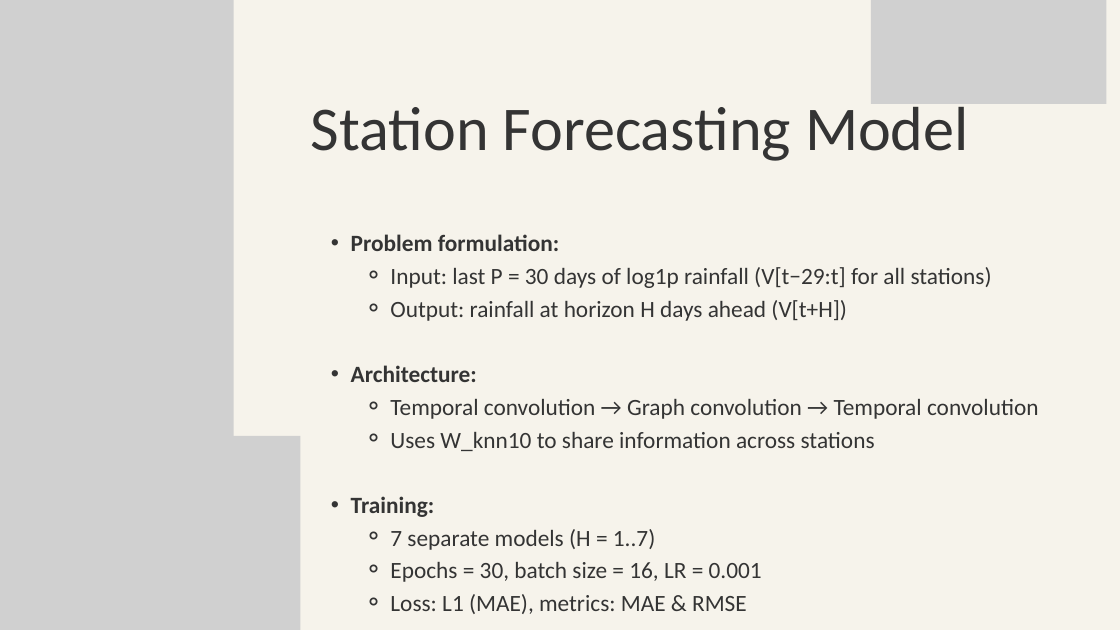
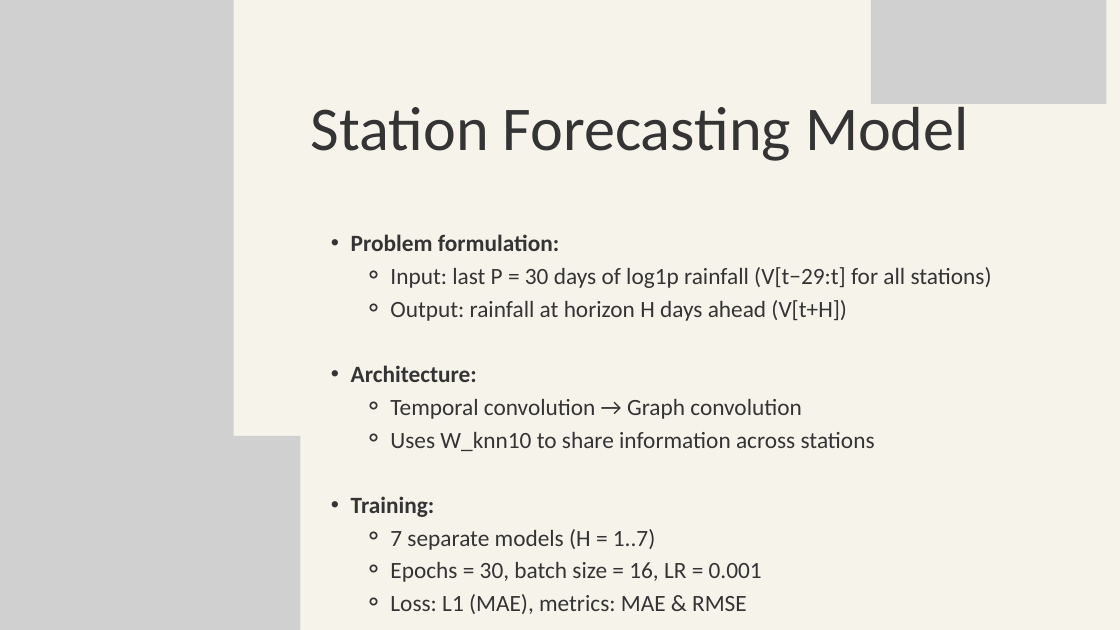
Before and after one commit to Dhilshan2000/Final-year-research, a slide deck: slide 8 of docs/Final Viva Presentation.pptx. Drawn at 1120x630 pixels with LibreOffice and Linux fonts; fonts in the diff are those of the drawing; grey boxes stand for pictures. Boxes give left, top, right and bottom in pixels: in the first picture for what was removed or moved away, otherwise in the second. Text is boxed around its words. In the diff, an @@ line names an element or a change of style, - is before the commit and + after.

```diff
--- a/docs/Final Viva Presentation.pptx
+++ b/docs/Final Viva Presentation.pptx
@@ text at (390,399,802,419): text changed @@
-    ⚬ Temporal convolution → Graph convolution → Temporal convolution
+    ⚬ Temporal convolution → Graph convolution
```
Also in this commit, not shown: 2 other slides changed, 1 slide added, 8 other files.
